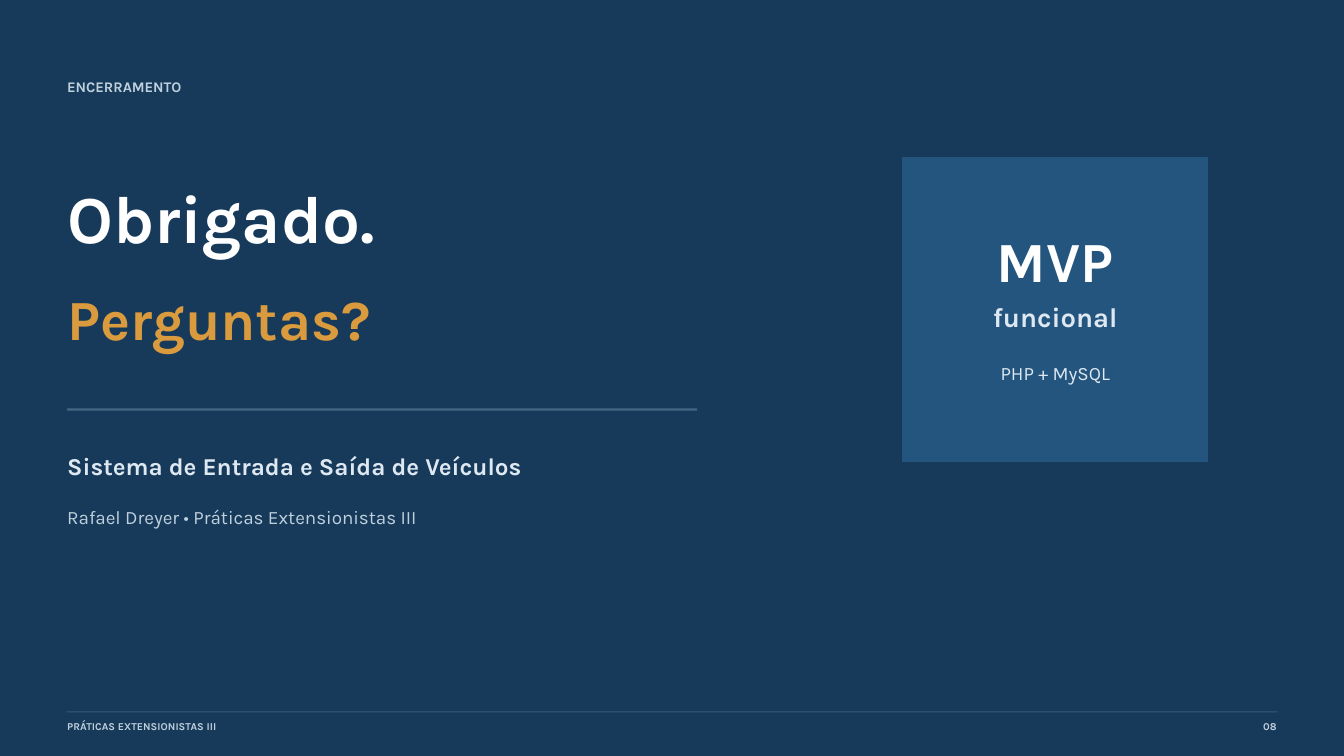
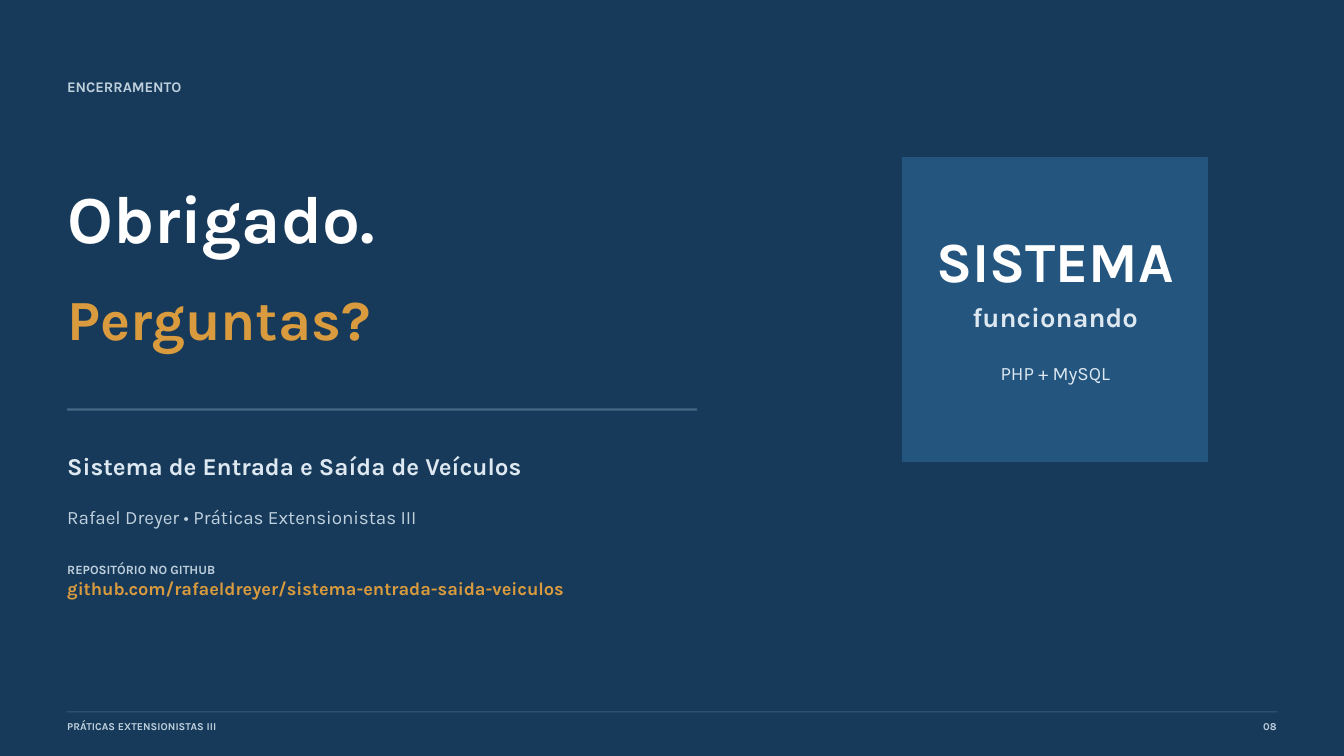
Before and after one commit to rafaeldreyer/sistema-entrada-saida-veiculos, a slide deck: slide 8 of doc/atividade-3/Apresentacao_Atividade_3_Sistema_Veiculos.pptx. Drawn at 1344x756 pixels with LibreOffice and Linux fonts; fonts in the diff are those of the drawing. Boxes give left, top, right and bottom in pixels: in the first picture for what was removed or moved away, otherwise in the second. Text is boxed around its words. In the diff, an @@ line names an element or a change of style, - is before the commit and + after.

```diff
--- a/doc/atividade-3/Apresentacao_Atividade_3_Sistema_Veiculos.pptx
+++ b/doc/atividade-3/Apresentacao_Atividade_3_Sistema_Veiculos.pptx
@@ text at (x1=936, y1=244, x2=1174, y2=283): text changed @@
-MVP
+SISTEMA
@@ text at (x1=972, y1=307, x2=1137, y2=328): text changed @@
-funcional
+funcionando
@@ text added at (x1=67, y1=563, x2=564, y2=600), 13 pt, text #D99B3D, bold @@
+REPOSITÓRIO NO GITHUB
+github.com/rafaeldreyer/sistema-entrada-saida-veiculos
```
Also in this commit, not shown: 7 other slides changed, 2 other files.
